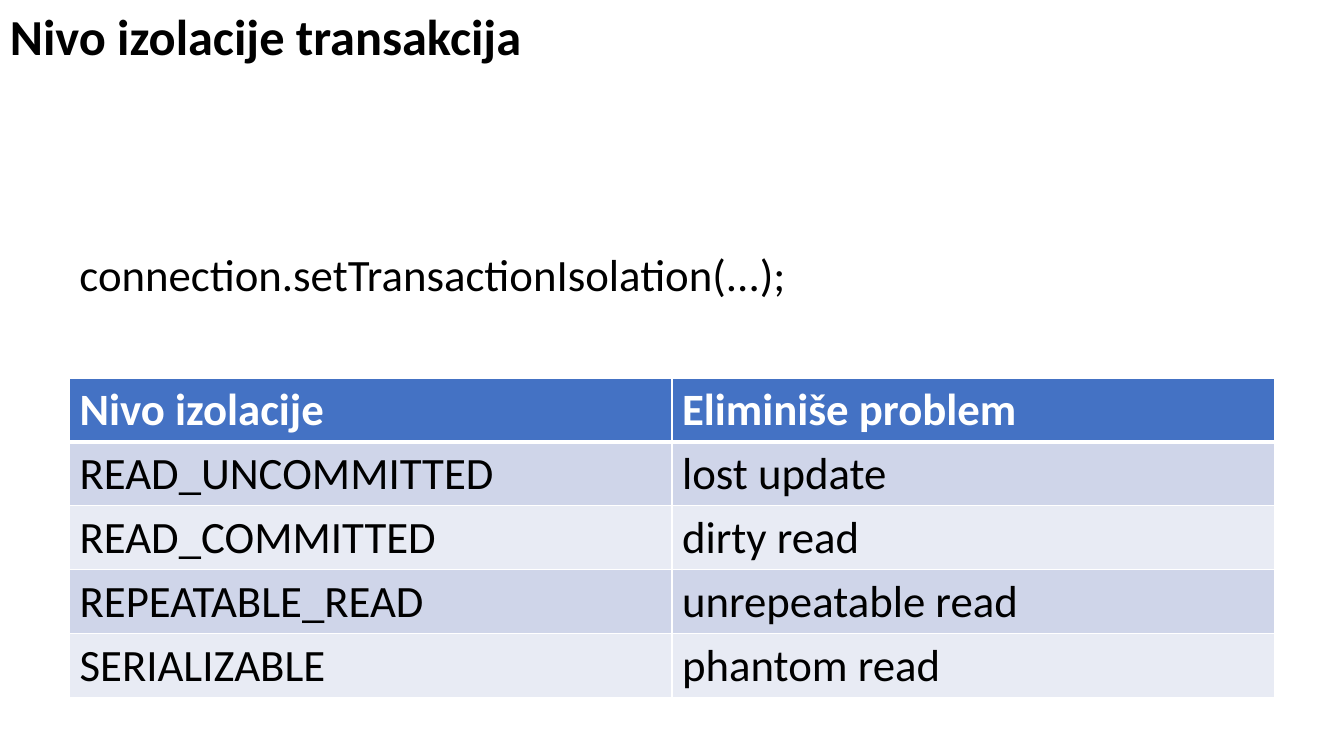
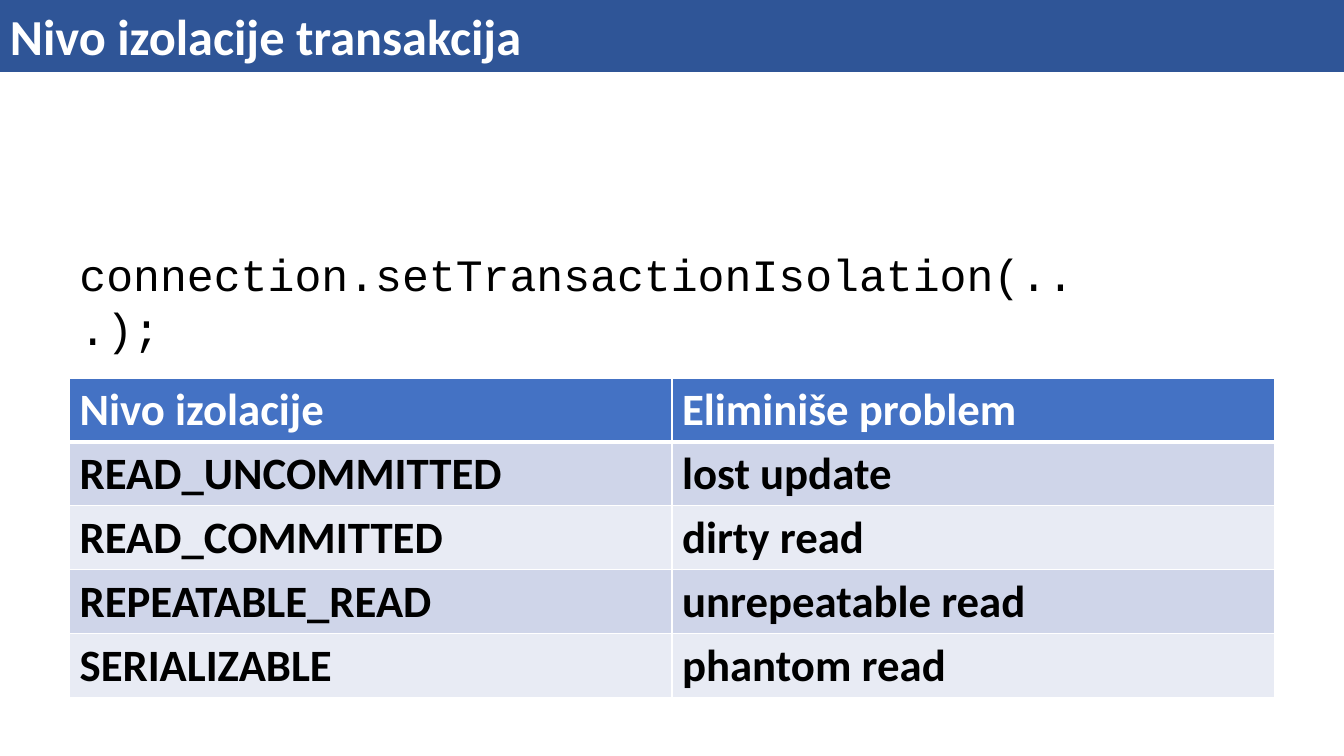
Before and after one commit to mbranko/isa19, a slide deck: slide 5 of 08-tx/tx.pptx. Drawn at 1344x756 pixels with LibreOffice and Linux fonts; fonts in the diff are those of the drawing. Boxes give left, top, right and bottom in pixels: in the first picture for what was removed or moved away, otherwise in the second. Text is boxed around its words. In the diff, an @@ line names an element or a change of style, - is before the commit and + after.

```diff
--- a/08-tx/tx.pptx
+++ b/08-tx/tx.pptx
@@ rectangle "Nivo izolacije transakcija": place and size @@
-rectangle "Nivo izolacije transakcija" at (10,19,521,64)
+rectangle "Nivo izolacije transakcija" at (0,0,1344,72)
@@ rectangle "Nivo izolacije transakcija" at (0,0,1344,72): text colour #000000 to #FFFFFF; fill none to #2F5597; outline none to #2F5597 0.75 pt @@
@@ text "connection.setTransactionIsolation(...);" at (79,260,1074,301): font Calibri to Courier New @@
@@ table at (70,378,1275,698) @@
@@ bold on in "READ_UNCOMMITTED", "lost update", "READ_COMMITTED", "dirty read" and 4 more places @@
```
Also in this commit, not shown: 1 other slide changed, 4 slides added, 4 slides removed, 11 other files.
